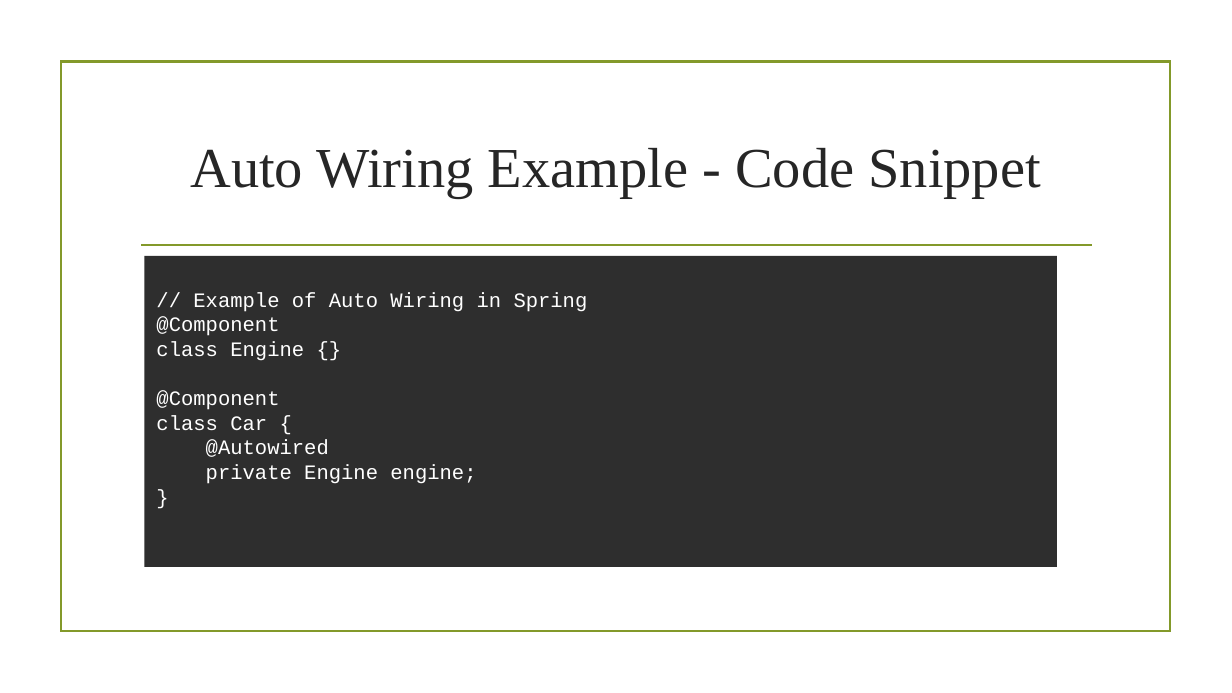
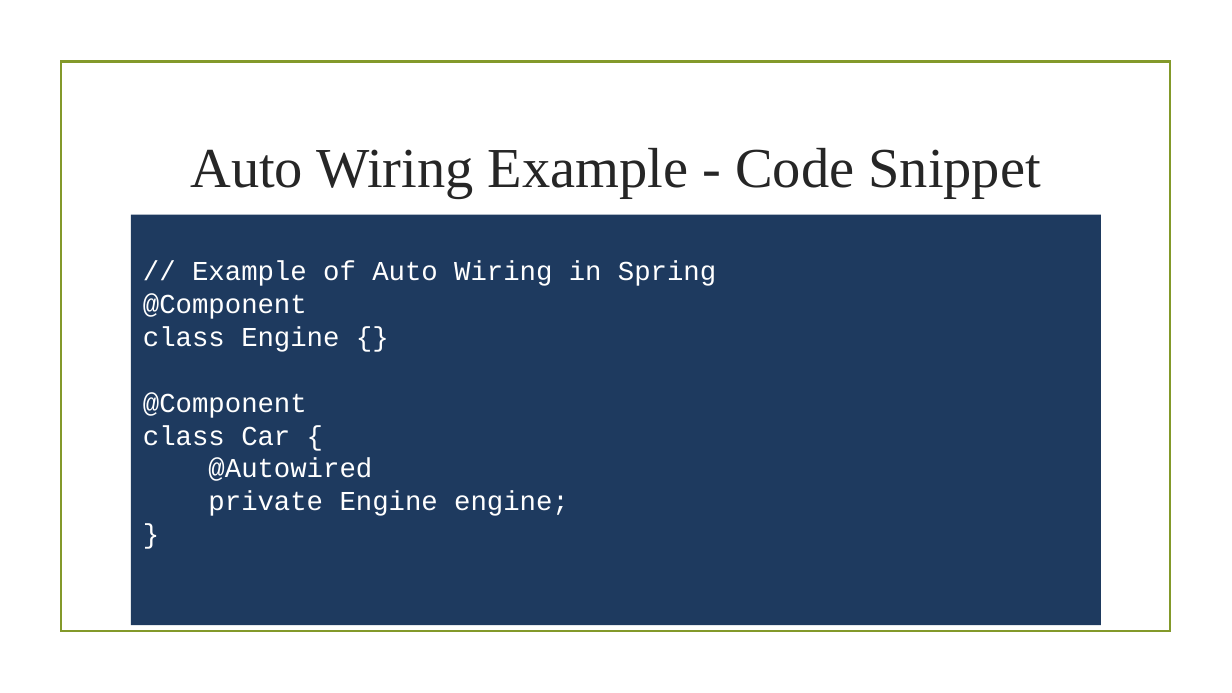
Before and after one commit to CodeWithDhruvX/coding_ppt, a slide deck: slide 7 of ppt/java/interview-questions/spring interview/2-autowiring/autowiring_v2.pptx. Drawn at 1232x693 pixels with LibreOffice and Linux fonts; fonts in the diff are those of the drawing; background and template pictures are left out. Boxes give left, top, right and bottom in pixels: in the first picture for what was removed or moved away, otherwise in the second. Text is boxed around its words. In the diff, an @@ line names an element or a change of style, - is before the commit and + after.

```diff
--- a/ppt/java/interview-questions/spring interview/2-autowiring/autowiring_v2.pptx
+++ b/ppt/java/interview-questions/spring interview/2-autowiring/autowiring_v2.pptx
@@ rectangle "// Example of Auto Wiring ...": place and size @@
-rectangle "// Example of Auto Wiring ..." at bbox=[144, 256, 1057, 567]
+rectangle "// Example of Auto Wiring ..." at bbox=[131, 214, 1100, 625]
@@ rectangle "// Example of Auto Wiring ..." at bbox=[131, 214, 1100, 625]: size 12 to 16 pt; fill #2E2E2E to #1E3A5F @@
@@ line removed from (142, 245) to (1092, 245) @@
```
Also in this commit, not shown: 1 other slide changed, 6 other files.
